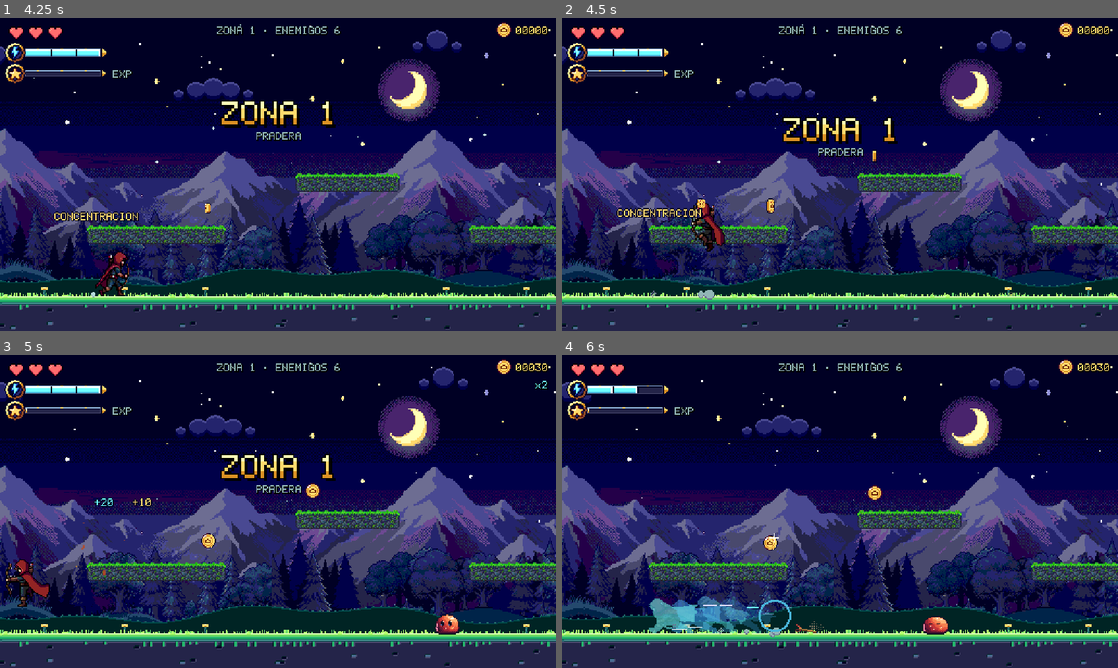
Above: before the commit, frames 1-4 (two rows, left to right).
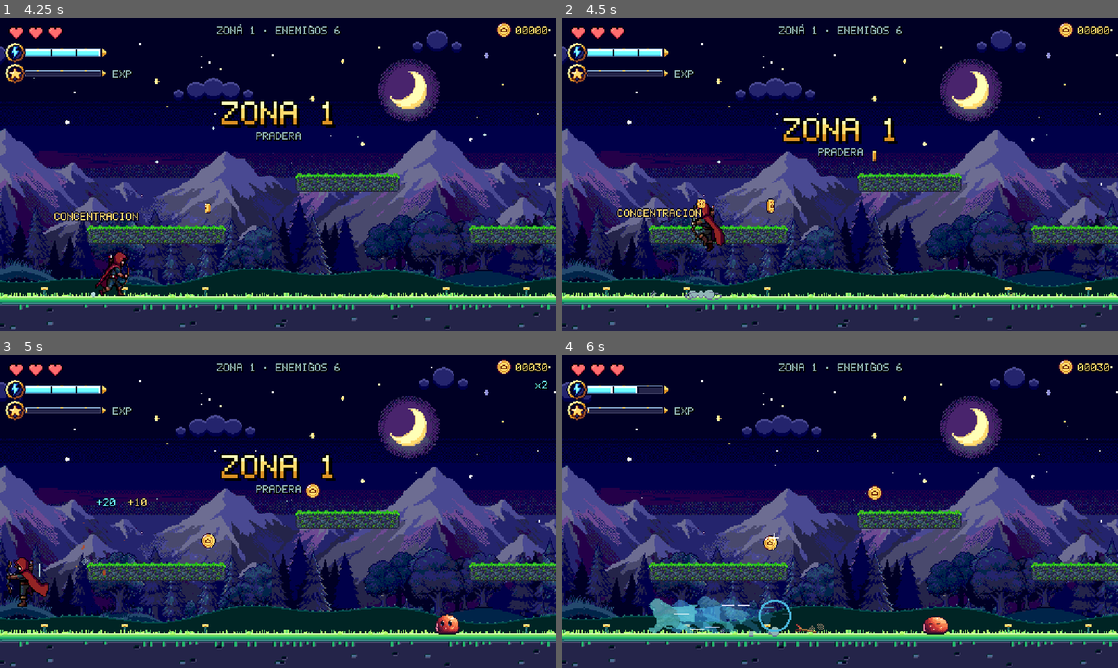
Above: after the commit, the same moments.

Repository: Monguit0/PIP-SLIME-GODOT
Game: Godot game, scene res://scenes/main.tscn
Same seed, same stepped clock (60 frames per second), same inputs: the game is played once before the commit and once after it.
Inputs:
- Up to frame 1 (4.25 s): hold X (atacar) 0.53-1.28 s; hold Right (derecha) 0.53-2.03 s; tap Space (saltar) at 0.77, 1.52, 3.02, 3.77 s; tap Shift (especial) at 1.35 s; hold Left (izquierda) 2.03-2.78 s; tap C (poder) at 2.1 s; hold Right (derecha) from 2.78 s (still down); tap R (reiniciar) at 2.85 s; tap Z at 3.6 s
- Up to frame 2 (4.5 s): release Right (derecha) at 4.28 s; hold Left (izquierda) from 4.28 s (still down); tap K at 4.35 s
- Up to frame 3 (5 s): keep holding Left (izquierda); tap Space (saltar) at 4.52 s
- Up to frame 4 (6 s): release Left (izquierda) at 5.03 s; hold Right (derecha) 5.03-5.78 s; tap J at 5.1 s; hold Left (izquierda) from 5.78 s (still down); tap V at 5.85 s

Frame 1 is identical in both runs. In frame 2, less than 0.1% of the frame differs, in the area x 22-29%, y 87-91%; in frame 3, 0.5%, in the area x 1-28%, y 45-80%; in frame 4, 0.2%.

Commit message:
Tajo, espadazo y salto nuevos del caballero y el Paladín, con sus efectos
- Tajo: corte horizontal con media luna roja (dorada en el Paladín) dibujada en los cuadros, polvo
  del pie de atrás y líneas de velocidad.
- Espadazo cargado: baja el mandoble de arriba abajo con un arco grande; donde la punta toca el
  piso salen destello, chispas con la rampa del héroe, cascotes, polvo, un aro aplastado y temblor.
- Salto completo de PixelLab: despega estirado, encoge las piernas al subir, arriba la capa vuela y
  cae con las piernas estiradas. El cuadro sale de la velocidad; al aterrizar se agacha.
- Juice del salto para todos: aro de aire y líneas al despegar, estirado según la velocidad en el
  aire, viento al caer rápido y aplaste chico en las caídas cortas.
- cuadros.py: hojas en grilla, lienzos más grandes con el mismo centro, estela teñida con la rampa
  del héroe, alineación por cabeza y torso para las poses en el aire, y arreglo del rango de búsqueda.

Co-Authored-By: Claude Opus 5.5 <noreply@anthropic.com>
Claude-Session: https://claude.ai/code/session_01Ei4JdnCu4YgE3Dnq9TvGQ8

Diff:
--- a/scripts/player.gd
+++ b/scripts/player.gd
@@ -48,6 +48,7 @@
 const RAGE_T := 5.0
 const SPIN_GAP := 0.2        # el giro del hacha pega cada 0,2 s
 const SPIN_HIT := 0.12
+const BIG_HIT := 0.12        # el espadazo llega al piso (el cuadro del impacto)
 
 const ArrowScript := preload("res://scripts/arrow.gd")
 const SPR := "res://assets/sprites/"
@@ -108,11 +109,13 @@
 var idle_t := 0.0            # cuánto lleva quieto (el caballero hace un floreo con la espada)
 var flourish_t := 0.0
 var step_fr := -1            # último cuadro de la carrera que sonó como pisada
+var land_t := 0.0            # recién aterrizó: se agacha un instante
 var chg_fx := 0.0           # chispitas que se juntan en el arco mientras carga
 # cuerpo a cuerpo (caballero y bárbaro)
 var swing_t := 9.0           # desde el último golpe
 var swing_id := 0
 var big := false             # espadazo cargado del caballero
+var big_fx := true           # ya llegó al piso el espadazo (el impacto va una vez por golpe)
 var spin := false            # giro del hacha del bárbaro
 var spin_n := 2
 var atk_buf := 0.0
@@ -234,7 +237,7 @@
 	sf.remove_animation("default")
 	var anims := {"idle": 5.0, "run": 12.0, "jump": 12.0, "fall": 6.0, "shoot": 18.0, "aim": 10.0, "release": 18.0, "hurt": 14.0, "dash": 18.0, "death": 10.0,
 		"attack": 24.0, "charge": 16.0, "big": 14.0, "spin": 40.0, "shield": 18.0, "fury": 12.0,
-		"charge_hold": 8.0, "charge_walk": 10.0, "flourish": 11.0}
+		"charge_hold": 8.0, "charge_walk": 10.0, "flourish": 11.0, "land": 14.0}
 	for anim in anims:
 		sf.add_animation(anim)
 		sf.set_animation_speed(anim, anims[anim])
@@ -350,6 +353,13 @@
 			squash = Vector2(0.7, 1.35)
 			Snd.play("salto")
 			Fx.dust(get_parent(), global_position, 4, 26.0, 5.0, 1.6)
+			# despegue: un aro de aire aplastado en el piso, el polvo que patea hacia atrás si viene corriendo
+			# y unas líneas que quedan abajo mientras sube
+			Fx.shock(get_parent(), global_position, Pal.S, 9.0, 0.2)
+			if absf(velocity.x) > 30.0:
+				Fx.dust(get_parent(), global_position + Vector2(-signf(velocity.x) * 3.0, 0), 2, 36.0, 4.0, 1.5, Pal.S, -signf(velocity.x))
+			for i in 3:
+				Fx.streak(get_parent(), global_position + Vector2(-4.0 + 4.0 * i, -1.0 - 3.0 * (i % 2)), Vector2(0, 90.0), 0.12, Pal.W, 5.0)
 	elif buffer > 0.0 and not is_on_floor() and not double_jumped and not dashing:
 		double_jumped = true
 		velocity.y = -jump_v * DJ
@@ -395,6 +405,11 @@
 				Fx.shock(get_parent(), global_position, Pal.S, 10.0 + 6.0 * k, 0.25)
 				Fx.chunks(get_parent(), global_position, 2, [Pal.S, Pal.SS], 40.0, 30.0, global_position.y)
 			Snd.play("aterrizar", {"vol": 0.5 + 0.5 * k})
+		elif not was_floor and fall_speed > 60.0:
+			squash = Vector2(1.08, 0.93)
+			Fx.dust(get_parent(), global_position, 2, 14.0, 3.0, 1.2)
+		if not was_floor and fall_speed > 60.0:
+			land_t = _anim_len("land", 0.0) * (0.5 if absf(velocity.x) > 10.0 else 1.0)
 		# polvito al correr (al pisar) y derrape al dar la vuelta corriendo
 		if absf(velocity.x) > 60.0:
 			dust_t -= dt
@@ -424,6 +439,7 @@
 	block_t -= dt
 	parry_inv -= dt
 	fury_t -= dt
+	land_t -= dt
 	swing_t += dt
 	if drop_t > 0.0:
 		drop_t -= dt
@@ -633,8 +649,27 @@
 						Fx.part(get_parent(), at + Vector2(randf_range(-3, 3), randf_range(-3, 3)), Vector2(randf_range(-8, 8), -22), -30.0, 0.35, col)
 					else:
 						Fx.converge(get_parent(), at, 9.0 + randf() * 5.0, col if randf() < 0.6 else Pal.W, 0.18)
+	if big and not big_fx and swing_t >= BIG_HIT:
+		big_fx = true
+		_big_impact()
 	if _slash_active():
 		_slash_hits()
+
+
+## el espadazo llega al piso en la punta de la hoja: destello, chispas con la rampa del héroe (rojo el
+## caballero, dorado el Paladín), cascotes que rebotan, polvo a los dos lados, un aro aplastado y temblor
+func _big_impact() -> void:
+	var ramp: Array = Pal.RAMP_Y if evo else Pal.RAMP_R
+	var tip := global_position + Vector2(face * (21.0 if evo else 25.0), 0.0)
+	Fx.hit(get_parent(), tip + Vector2(0, -3), Vector2(face * 0.4, -1.0), ramp[3], true)
+	Fx.burst(get_parent(), tip + Vector2(0, -1), 12, [ramp[2], ramp[3], ramp[4]], 120.0, 50.0, 0.45, 260.0)
+	Fx.shake(4.0, 0.15)
+	Fx.kick(Vector2(0, 1), 1.5)
+	if is_on_floor():
+		Fx.chunks(get_parent(), tip, 7, [Pal.S, Pal.SS, Pal.D], 70.0, 40.0, global_position.y)
+		Fx.dust(get_parent(), tip + Vector2(0, -1), 8, 30.0, 6.0, 2.4)
+		Fx.shock(get_parent(), tip, ramp[3], 22.0, 0.3)
+		Snd.play("aterrizar", {"rate": 0.7})
 
 
 func _anim_len(anim: String, fallback: float) -> float:
@@ -654,10 +689,18 @@
 	squash = Vector2(1.2, 0.86)
 	Snd.play("tajo", {"rate": 0.75 if kind == "barb" else 1.0})
 	Fx.kick(Vector2(face, 0), 0.5)
-	var hand := global_position + Vector2(face * 3.0, -12.0)
-	var col := Pal.O if rage_t > 0.0 else (Pal.W if kind == "barb" else Pal.C)
-	var reach := (20.0 if evo else 17.0) if kind == "knight" else (16.0 if evo else 13.0)
-	Fx.slash(get_parent(), hand, reach, -115.0, 35.0, face, col, 5.0, 0.14)
+	if kind == "knight":
+		# el tajo trae su media luna dibujada en los cuadros (roja, dorada el Paladín): acá van el polvo
+		# que levanta el pie de atrás al pisar fuerte y las líneas de velocidad
+		if is_on_floor():
+			Fx.dust(get_parent(), global_position + Vector2(-face * 4.0, 0), 3, 34.0, 6.0, 1.6, Pal.S, -face)
+		for i in 3:
+			Fx.streak(get_parent(), global_position + Vector2(-face * (3.0 + 2.0 * i), -7.0 - 5.0 * i),
+				Vector2(-face * 130.0, 0), 0.12, Pal.W, 6.0)
+	else:
+		var hand := global_position + Vector2(face * 3.0, -12.0)
+		var col := Pal.O if rage_t > 0.0 else Pal.W
+		Fx.slash(get_parent(), hand, 16.0 if evo else 13.0, -115.0, 35.0, face, col, 5.0, 0.14)
 	sprite.play("attack")
 	sprite.frame = 0
 
@@ -683,18 +726,15 @@
 		sprite.frame = 0
 	else:
 		big = true
+		big_fx = false  # el arco grande viene dibujado; el impacto contra el piso sale en _big_impact
 		spin = false
 		Snd.play("poder", {"rate": 0.8})
 		Snd.play("tajo", {"rate": 0.7})
 		velocity.x += face * 90.0
 		squash = Vector2(1.35, 0.8)
-		Fx.shake(3.0, 0.15)
 		Fx.kick(Vector2(face, 0), 1.8)
-		var hand := global_position + Vector2(face * 2.0, -13.0)
-		Fx.slash(get_parent(), hand, 30.0 if evo else 26.0, -125.0, 50.0, face, Pal.Y, 8.0, 0.2)
-		Fx.burst(get_parent(), global_position + Vector2(face * 16, -10), 10, [Pal.Y, Pal.O, Pal.W], 90.0, 20.0, 0.35, 160.0)
 		if is_on_floor():
-			Fx.dust(get_parent(), global_position + Vector2(face * 6, 0), 3, 30.0, 4.0, 1.6, Pal.S, face)
+			Fx.dust(get_parent(), global_position + Vector2(-face * 4.0, 0), 3, 30.0, 4.0, 1.6, Pal.S, -face)
 		sprite.play("big")
 		sprite.frame = 0
 
@@ -1089,6 +1129,18 @@
 				want = "charge_hold"
 			elif sprite.animation != "charge":
 				want = sprite.animation
+	# recién aterrizado: se agacha un instante (con armadura pesa) antes de quedarse quieto o seguir corriendo
+	if land_t > 0.0 and want in ["idle", "run"] and is_on_floor() and has.call("land"):
+		want = "land"
+	# en el aire el cuadro sale de la velocidad y no del reloj
+	if want in ["jump", "fall"] and has.call(want):
+		if sprite.animation != want:
+			sprite.play(want)
+		sprite.pause()
+		sprite.frame = _air_frame(want)
+		idle_t = 0.0
+		flourish_t = 0.0
+		return
 	# quieto un rato: floreo con la espada (una vez y vuelve a esperar)
 	if want == "idle" and has.call("flourish"):
 		idle_t += dt
@@ -1107,6 +1159,14 @@
 		sprite.play(want)
 	elif not sprite.is_playing() and want in ["idle", "run", "fall", "charge_hold", "charge_walk"]:
 		sprite.play(want)
+
+
+## En el aire: despega estirado, encoge las piernas mientras sube, arriba de todo la capa empieza a volar
+## y cae con las piernas estiradas. Subiendo va según lo que le queda de impulso; cayendo, según lo rápido que cae.
+func _air_frame(anim: String) -> int:
+	var n := sprite.sprite_frames.get_frame_count(anim)
+	var k: float = 1.0 - clampf(-velocity.y / jump_v, 0.0, 1.0) if anim == "jump" else clampf(velocity.y / 160.0, 0.0, 1.0)
+	return mini(n - 1, int(k * n))
 
 
 ## Rebote al pisarle el yelmo al jefe.
@@ -1198,7 +1258,16 @@
 		var b := sin(Time.get_ticks_msec() / 1000.0 * TAU * 0.9)
 		breath = Vector2(1.0 + 0.015 * b, 1.0 - 0.025 * b)
 		sprite.offset.y = base_oy + roundf(b)
-	sprite.scale = squash * breath * 0.5
+	# en el aire se estira un poco con la velocidad (subiendo y cayendo) y arriba de todo vuelve a su forma;
+	# cayendo rápido le pasa el viento por al lado
+	var air := Vector2.ONE
+	if not is_on_floor() and not dead and dash_t <= 0.0:
+		var v := clampf((absf(velocity.y) - 60.0) / (MAX_FALL - 60.0), 0.0, 1.0)
+		air = Vector2(1.0 - 0.05 * v, 1.0 + 0.08 * v)
+		if velocity.y > 170.0 and Engine.get_physics_frames() % 4 == 0:
+			Fx.streak(get_parent(), global_position + Vector2(randf_range(-7, 7), -randf_range(2, 18)),
+				Vector2(0, -110.0), 0.1, Pal.W if randf() < 0.5 else Pal.S, 6.0)
+	sprite.scale = squash * breath * air * 0.5
 	# el arco y la flecha no respiran: quedan clavados para dar tensión
 	bow.visible = sprite.animation == "aim"
 	bow.flip_h = sprite.flip_h
--- a/tools/heroes/recetas/caballero.json
+++ b/tools/heroes/recetas/caballero.json
@@ -12,6 +12,18 @@
    "runup.png",
    80,
    68
+  ],
+  "w": [
+   "kw.png",
+   132,
+   92,
+   7
+  ],
+  "j": [
+   "jw1.png",
+   104,
+   104,
+   8
   ]
  },
  "anims": {
@@ -44,33 +56,48 @@
     1
    ]
   ],
-  "jump": [
-   "c",
-   3,
-   [
-    2,
-    3
-   ]
-  ],
-  "fall": [
-   "c",
-   3,
-   [
-    4,
-    5
-   ]
-  ],
-  "attack": [
-   "a",
-   2,
-   [
-    1,
-    2,
-    3,
-    4,
-    5
-   ]
-  ],
+  "jump": {
+   "hoja": "j",
+   "cuadros": [
+    1,
+    2,
+    3,
+    4
+   ],
+   "alinear": "torso"
+  },
+  "fall": {
+   "hoja": "j",
+   "cuadros": [
+    5,
+    6,
+    7
+   ],
+   "alinear": "torso"
+  },
+  "attack": {
+   "hoja": "w",
+   "cuadros": [
+    10,
+    11,
+    12,
+    13,
+    14,
+    15
+   ],
+   "alinear": 8,
+   "estelas": [
+    [
+     11,
+     [
+      9,
+      14
+     ],
+     "r",
+     85
+    ]
+   ]
+  },
   "charge": [
    "a",
    3,
@@ -112,16 +139,28 @@
     3
    ]
   ],
-  "big": [
-   "a",
-   4,
-   [
-    4,
-    5,
-    6,
-    7
-   ]
-  ],
+  "big": {
+   "hoja": "w",
+   "cuadros": [
+    3,
+    4,
+    5,
+    6,
+    7
+   ],
+   "alinear": 0,
+   "estelas": [
+    [
+     4,
+     [
+      3,
+      5
+     ],
+     "r",
+     120
+    ]
+   ]
+  },
   "shield": [
    "a",
    5,
@@ -166,7 +205,15 @@
     6,
     7
    ]
-  ]
+  ],
+  "land": {
+   "hoja": "j",
+   "cuadros": [
+    0,
+    0
+   ],
+   "alinear": "torso"
+  }
  },
- "nota": "PixelLab \"Pip caballero C\", estado \"Espada gran …(279 unchanged characters)… da en alto para que se vean las piernas)"
+ "nota": "PixelLab \"Pip caballero C\", estado \"Espada gran …(279 unchanged characters)… da en alto para que se vean las piernas). w = join espadazo-ref-pmm-w tajo-ref-pmm-w --as sheet --columns 7 (espadazo 0-7, tajo 8-15; arrancan del quieto en un lienzo de 104x80). attack y big: el tajo y el espadazo de la referencia, en lienzo grande y con la estela teñida. j = join jump-full-pmm (caballero y Paladín) --as sheet --columns 8 (caballero 0-7, Paladín 8-15; arranca del quieto en un lienzo de 104x104): jump, fall y land."
 }
--- a/tools/heroes/recetas/paladin.json
+++ b/tools/heroes/recetas/paladin.json
@@ -12,6 +12,24 @@
    "runup.png",
    80,
    68
+  ],
+  "w": [
+   "pw.png",
+   128,
+   92,
+   7
+  ],
+  "w4": [
+   "pw4.png",
+   132,
+   88,
+   4
+  ],
+  "j": [
+   "jw1.png",
+   104,
+   104,
+   8
   ]
  },
  "anims": {
@@ -44,33 +62,46 @@
     1
    ]
   ],
-  "jump": [
-   "b",
-   3,
-   [
-    2,
-    3
-   ]
-  ],
-  "fall": [
-   "b",
-   3,
-   [
-    4,
-    5
-   ]
-  ],
-  "attack": [
-   "a",
-   1,
-   [
-    1,
-    2,
-    3,
-    4,
-    5
-   ]
-  ],
+  "jump": {
+   "hoja": "j",
+   "cuadros": [
+    10,
+    11,
+    12
+   ],
+   "alinear": "torso"
+  },
+  "fall": {
+   "hoja": "j",
+   "cuadros": [
+    13,
+    14,
+    15
+   ],
+   "alinear": "torso"
+  },
+  "attack": {
+   "hoja": "w4",
+   "cuadros": [
+    11,
+    12,
+    13,
+    14,
+    15
+   ],
+   "alinear": 8,
+   "estelas": [
+    [
+     12,
+     [
+      11,
+      13
+     ],
+     "y",
+     120
+    ]
+   ]
+  },
   "charge": [
    "a",
    2,
@@ -112,17 +143,28 @@
     3
    ]
   ],
-  "big": [
-   "a",
-   3,
-   [
+  "big": {
+   "hoja": "w",
+   "cuadros": [
     3,
     4,
     5,
     6,
     7
-   ]
-  ],
+   ],
+   "alinear": 0,
+   "estelas": [
+    [
+     4,
+     [
+      3,
+      5
+     ],
+     "y",
+     120
+    ]
+   ]
+  },
   "shield": [
    "a",
    4,
@@ -167,7 +209,15 @@
     6,
     7
    ]
-  ]
+  ],
+  "land": {
+   "hoja": "j",
+   "cuadros": [
+    8,
+    9
+   ],
+   "alinear": "torso"
+  }
  },
- "nota": "PixelLab \"Pip caballero C\", estado \"Paladin esp …(151 unchanged characters)… ld charge-walk; e = join run-up (fila 1)"
+ "nota": "PixelLab \"Pip caballero C\", estado \"Paladin esp …(151 unchanged characters)… ld charge-walk; e = join run-up (fila 1). w = join espadazo-ref-pmm-w tajo-ref-pmm-w --as sheet --columns 7 (espadazo 0-7); w4 = join tajo-ref-v3-w tajo-ref-pmm-w4 --as sheet --columns 4 (el tajo es 8-15). attack y big: el tajo y el espadazo de la referencia, en lienzo grande y con la estela teñida. j = join jump-full-pmm (caballero y Paladín) --as sheet --columns 8 (caballero 0-7, Paladín 8-15): jump, fall y land."
 }
Binary file changed: assets/sprites/caballero/attack/frame_000.png
Binary file changed: assets/sprites/caballero/attack/frame_001.png
Binary file changed: assets/sprites/caballero/attack/frame_002.png
Binary file changed: assets/sprites/caballero/attack/frame_003.png
Binary file changed: assets/sprites/caballero/attack/frame_004.png
Binary file added: assets/sprites/caballero/attack/frame_005.png
Binary file changed: assets/sprites/caballero/big/frame_000.png
Binary file changed: assets/sprites/caballero/big/frame_001.png
Binary file changed: assets/sprites/caballero/big/frame_002.png
Binary file changed: assets/sprites/caballero/big/frame_003.png
Binary file added: assets/sprites/caballero/big/frame_004.png
Binary file changed: assets/sprites/caballero/fall/frame_000.png
(and 27 more such lines)
